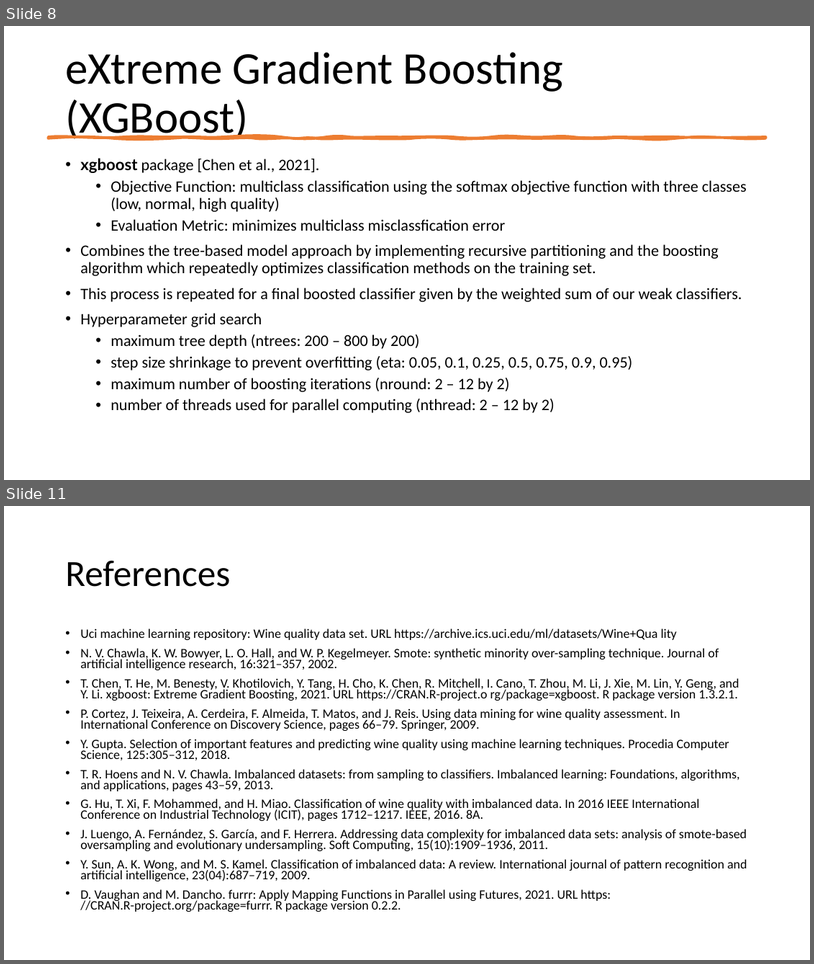
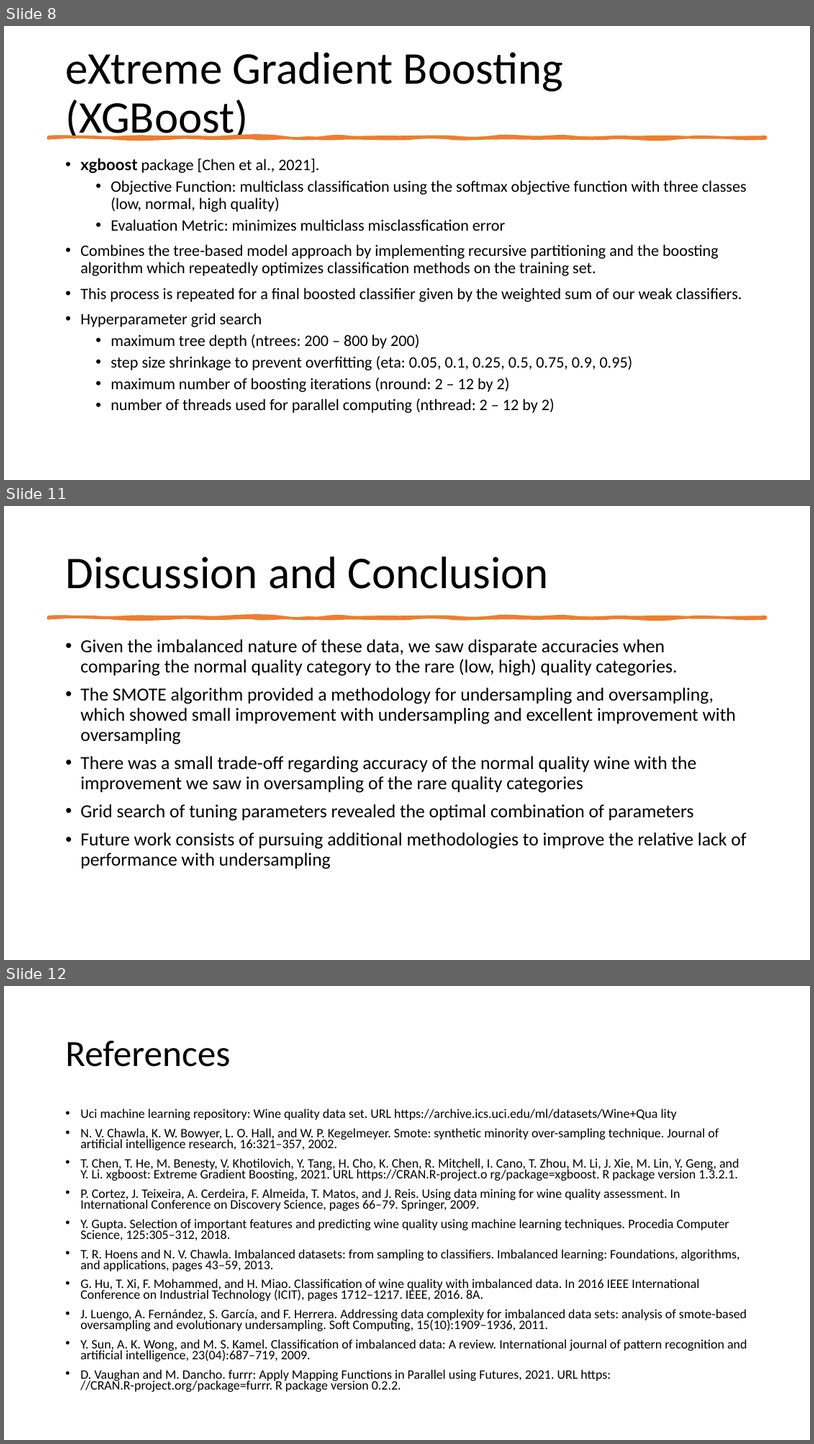
Before and after one commit to earobinson95/Statistical-Learning-Project-UNL-STAT983, a slide deck: presentation/final-presentation.pptx. Shown one above the other, each under a label of ours: slides 8 and 11 before the commit, slides 8, 11 and 12 after it; the slides between them are not shown. The pictures are 814x964 and 814x1444 pixels, drawn with LibreOffice and Linux fonts; fonts in the diff are those of the drawing. Boxes give left, top, right and bottom in pixels: in the first picture for what was removed or moved away, otherwise in the second. Text is boxed around its words. In the diff, an @@ line names an element or a change of style, - is before the commit and + after.

Commit message:
Results and Discussion slides filled out, added an additional slide for tuning parameters before seeing the final slide.

```diff
--- a/presentation/final-presentation.pptx
+++ b/presentation/final-presentation.pptx
@@ slide 11 added at <box>4,506,810,960</box>, background #FFFFFF @@
@@ title added at <box>65,556,549,589</box>, 54 pt, text #000000 @@
+Discussion and Conclusion
@@ freeform shape added at <box>48,617,766,618</box>, fill #ED7D31, outline #ED7D31 3.25 pt @@
@@ text added at <box>80,639,746,869</box>, 22 pt, text #000000 @@
+• Given the imbalanced nature of these data, we saw disparate accuracies when comparing the normal quality category to the rare (low, high) quality categories.
+• The SMOTE algorithm provided a methodology for undersampling and oversampling, which showed small improvement with undersampling and excellent improvement with oversampling
+• There was a small trade-off regarding accuracy of the normal quality wine with the improvement we saw in oversampling of the rare quality categories
+• Grid search of tuning parameters revealed the optimal combination of parameters
+• Future work consists of pursuing additional methodologies to improve the relative lack of performance with undersampling
@@ what was slide 11 is now slide 12 @@
```
Also in this commit, not shown: 1 slide changed, 2 other slides added, 2 slides removed.
